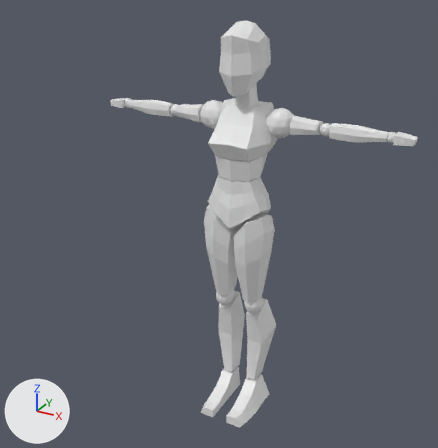
What one commit did to the FBX model DragonArmy_Game/Assets/Models/AniFem.fbx.
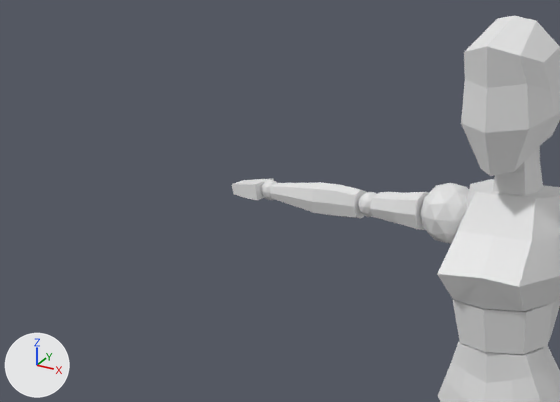
There are two pictures of each version: one whole from a 50 mm lens placed at (1.173, -2.384, 2.159), pointed at (-0.073, -0.12, 1.027), one close up on the part from 0% to 61% of the width and 3% to 46% of the height. The lights are fixed; the arrows at lower left show +X, +Y and +Z. Where no turn or scale is listed for an object, it has been applied to the vertices.

Before the edit, the objects in view are built like this:
```python
me_cube_001 = bpy.data.meshes.new('Cube.001')
me_cube_001.from_pydata(...)  # 828 vertices, 1104 faces; spans x -0.74..0.74, y -0.25..0.1, z 0.0..1.92
me_cube_001.materials.append(mat_material)  # white #e7e7e7
ob_anifem_model = bpy.data.objects.new('AniFem_Model', me_cube_001)
ob_anifem_model.location = (0.0, 0.0, 0.0)
```
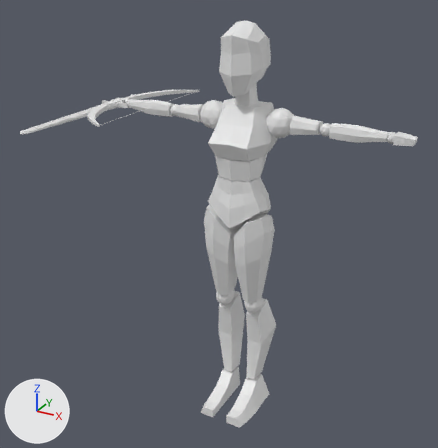
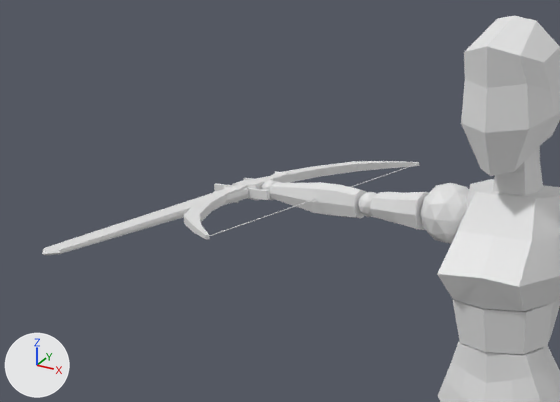
Diff of the bpy script that builds the scene:
```diff
--- a/DragonArmy_Game/Assets/Models/AniFem.fbx.py
+++ b/DragonArmy_Game/Assets/Models/AniFem.fbx.py
@@ me_cube_003 @@
+me_cube_003.from_pydata(...)  # 156 vertices, 124 faces; spans x -0.013..0.214, y -0.421..0.421, z -0.011..0.011
@@ me_cube_002 @@
+me_cube_002.from_pydata(...)  # 70 vertices, 68 faces; spans x -0.054..0.051, y -0.124..0.207, z -0.017..0.017
@@ me_cube @@
+me_cube.from_pydata(...)  # 70 vertices, 68 faces; spans x -0.075..0.077, y -0.627..0.16, z -0.017..0.017
@@ ob_bow_model @@
+ob_bow_model = bpy.data.objects.new('Bow_Model', me_cube_003)
+ob_bow_model.location = (-0.701, -0.001, 1.507)
@@ ob_dagger_model @@
+ob_dagger_model = bpy.data.objects.new('Dagger_Model', me_cube_002)
+ob_dagger_model.location = (-0.697, 0.038, 1.503)
@@ ob_shortsword_model @@
+ob_shortsword_model = bpy.data.objects.new('ShortSword_Model', me_cube)
+ob_shortsword_model.location = (-0.698, -0.036, 1.503)
```

Where the change shows, as pixel boxes (x1, y1, x2, y2) in the close-ups (560 x 402 px):
'Bow_Model', added
    after: (184, 161, 419, 239)
'ShortSword_Model', added
    after: (42, 171, 288, 255)
'Dagger_Model', added
    after: (224, 176, 282, 203)
